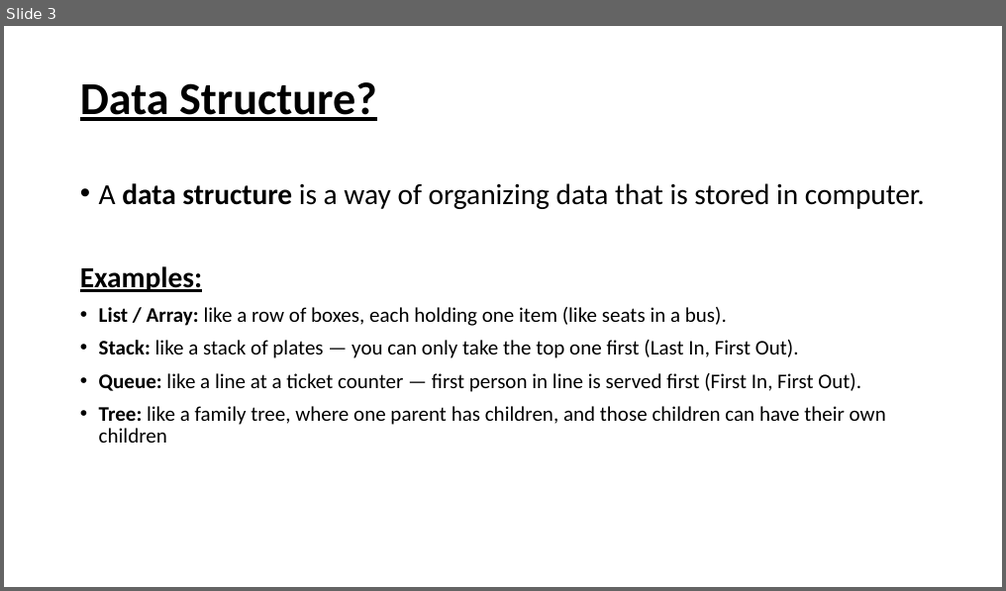
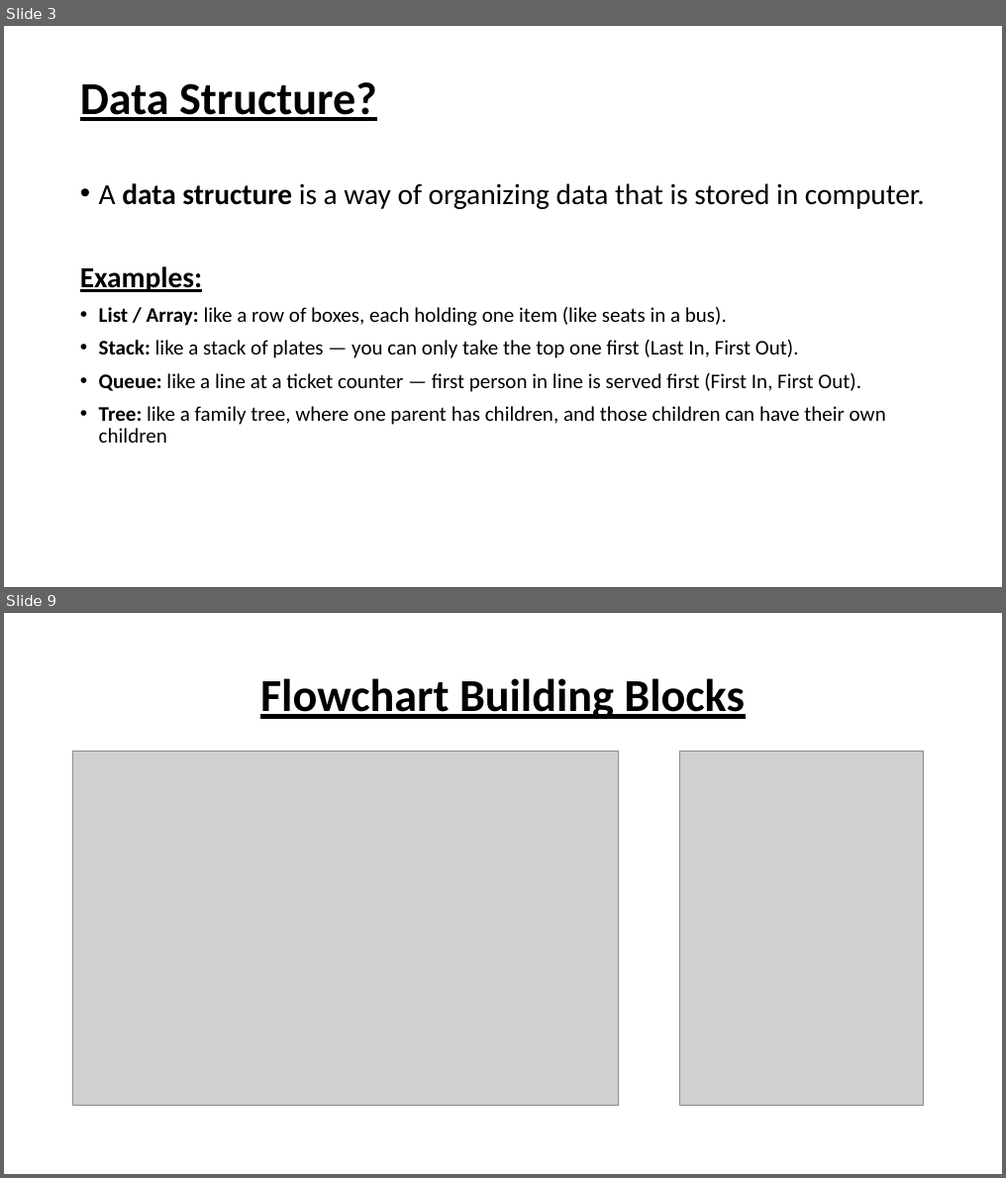
Before and after one commit to hussain7006/Air-Uni, a slide deck: Slides/ADS_LEC_1.pptx. Shown one above the other, each under a label of ours: slide 3 before the commit, slides 3 and 9 after it; the slides between them are not shown. The pictures are 1006x591 and 1006x1178 pixels, drawn with LibreOffice and Linux fonts; fonts in the diff are those of the drawing; grey boxes stand for pictures. Boxes give left, top, right and bottom in pixels: in the first picture for what was removed or moved away, otherwise in the second. Text is boxed around its words. In the diff, an @@ line names an element or a change of style, - is before the commit and + after.

```diff
--- a/Slides/ADS_LEC_1.pptx
+++ b/Slides/ADS_LEC_1.pptx
@@ slide 9 added at bbox=[4, 613, 1002, 1174], background #FFFFFF @@
@@ title added at bbox=[260, 678, 744, 719], 44 pt, text #000000, bold, underline @@
+Flowchart Building Blocks
@@ picture added at bbox=[73, 752, 619, 1106] @@
@@ picture added at bbox=[679, 752, 923, 1106] @@
```
Also in this commit, not shown: 6 other slides added, 2 other files.
